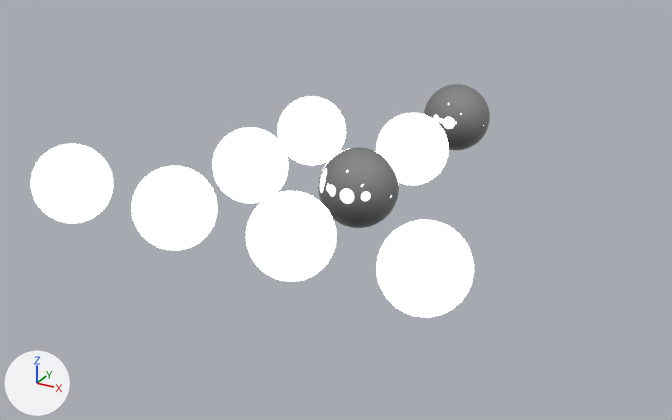
One commit to the Blender file Materials/PlayerItems.blend: the scene before it, then after it.
Both versions are drawn from a 50 mm camera at (16.26, -19.74, 10.95) aimed at (2.62, 5.06, -1.45). Lighting does not change. The marker at lower left points along +X, +Y and +Z.

Names of what the first picture shows: 'Pistol_Elite_Warfare', 'Pistol_FullAuto_Warfare', 'Pistol_Warfare', 'Rifle_Magazines_Warfare', 'RocketLauncher_Precision_Body', 'RocketLauncher_Precision_Glass', 'RocketLauncher_Regular_Body', 'RocketLauncher_Regular_Glass', 'ToolTierDecals'.
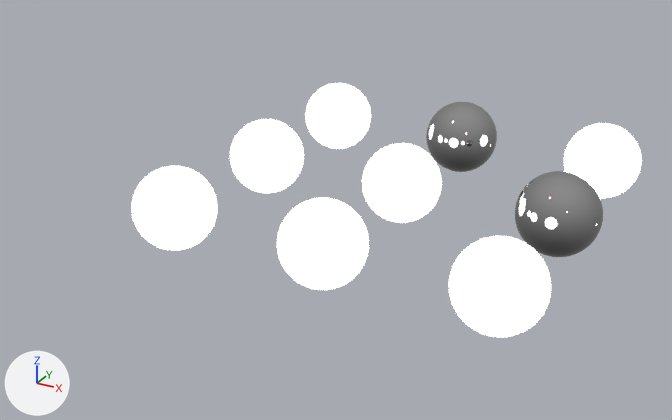
What differs and where, as boxes [x1, y1, x2, y2] in the pictures (672 x 420 px):
'RocketLauncher_Regular_Body', moved: before [246, 191, 337, 282]; after [448, 236, 551, 337]
'Rifle_Magazines_Warfare', moved: before [376, 220, 474, 317]; after [277, 198, 369, 290]
'RocketLauncher_Regular_Glass', moved: before [318, 147, 399, 228]; after [515, 171, 603, 257]
'Pistol_Elite_Warfare', moved: before [277, 96, 346, 165]; after [132, 166, 218, 251]
'ToolTierDecals', moved: before [31, 144, 113, 223]; after [564, 123, 642, 198]
'Pistol_Warfare', moved: before [132, 166, 218, 251]; after [305, 83, 371, 149]
'RocketLauncher_Precision_Body', moved: before [376, 113, 449, 185]; after [362, 143, 442, 223]
'Pistol_FullAuto_Warfare', moved: before [212, 127, 289, 204]; after [230, 119, 304, 193]
'RocketLauncher_Precision_Glass', moved: before [424, 84, 490, 151]; after [426, 102, 497, 172]

The change in detail:
Object 'Pistol_Elite_Warfare' (ob_pistol_elite_warfare) moves from (0.0, 8.0, 0.0) to (0.0, 0.0, 0.0).
Object 'Pistol_FullAuto_Warfare' (ob_pistol_fullauto_warfare) moves from (0.0, 4.0, 0.0) to (0.0, 5.0, 0.0).
Object 'Pistol_Warfare' (ob_pistol_warfare) moves from (0.0, 0.0, 0.0) to (0.0, 10.0, 0.0).
Object 'Rifle_Magazines_Warfare' (ob_rifle_magazines_warfare) moves from (8.0, 0.0, 0.0) to (5.0, 0.0, 0.0).
Object 'RocketLauncher_Precision_Body' (ob_rocketlauncher_precision_body) moves from (4.0, 8.0, 0.0) to (5.0, 5.0, 0.0).
Object 'RocketLauncher_Precision_Glass' (ob_rocketlauncher_precision_glass) moves from (4.0, 12.0, 0.0) to (5.0, 10.0, 0.0).
Object 'RocketLauncher_Regular_Body' (ob_rocketlauncher_regular_body) moves from (4.0, 0.0, 0.0) to (10.0, 0.0, 0.0).
Object 'RocketLauncher_Regular_Glass' (ob_rocketlauncher_regular_glass) moves from (4.0, 4.0, 0.0) to (10.0, 5.0, 0.0).
Object 'ToolTierDecals' (ob_tooltierdecals) moves from (-4.0, 0.0, 0.0) to (10.0, 10.0, 0.0).
